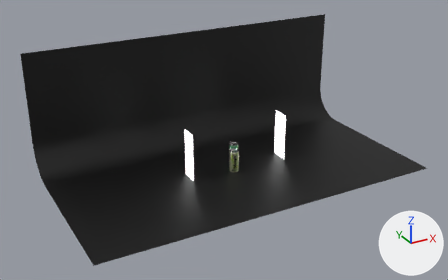
An edit to the Blender file Dias/Zhalgastyr.blend, drawn before and after from the same camera.
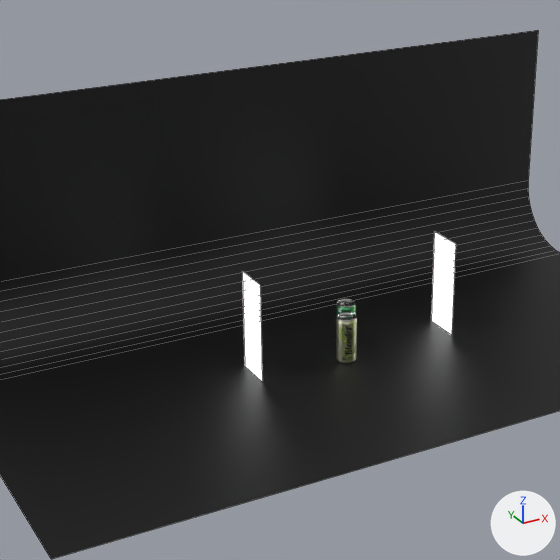
Each version is shown whole from a 50 mm camera at (-55.6, -95.1, 54.7) aimed at (-3.5, -0.4, 7.4), then close up on the part from 15% to 75% of the width and 0% to 95% of the height. Every picture has the same lights, and +X, +Y and +Z are marked at lower right. The close-ups show mesh edges as thin lines.

Script lines for the objects in view, before the commit:
```python
me_plane_004 = bpy.data.meshes.new('Plane.004')
me_plane_004.from_pydata(...)  # 28 vertices, 13 faces; spans x -1.0..1.0, y -1.0..1.0, z -3.0..0.0
me_plane_004.polygons.foreach_set('use_smooth', [True] * 13)
me_plane_004.materials.append(mat_bg_plane)  # black #000000
me_plane_008 = bpy.data.meshes.new('Plane.008')
me_plane_008.from_pydata([(-4.21, -1.0, 0.0), (1.0, -1.0, 0.0), (-4.21, 1.0, 0.0), (1.0, 1.0, 0.0)], [], [(0, 1, 3, 2)])
me_plane_008.materials.append(mat_emission)  # white #ffffff
me_plane_009 = bpy.data.meshes.new('Plane.009')
me_plane_009.from_pydata([(-4.21, -1.0, 0.0), (1.0, -1.0, 0.0), (-4.21, 1.0, 0.0), (1.0, 1.0, 0.0)], [], [(0, 1, 3, 2)])
me_plane_009.materials.append(mat_emission)  # white #ffffff
ob_plane_001 = bpy.data.objects.new('Plane.001', me_plane_004)
ob_plane_001.location = (-0.94, 18.35, 11.93)
ob_plane_001.rotation_euler = (-1.571, 0.0, 0.0)  # degrees (-90, 0, 0)
ob_plane_001.scale = (34.2, 11.9, 11.9)
ob_plane_002 = bpy.data.objects.new('Plane.002', me_plane_008)
ob_plane_002.location = (10.63, 1.61, 1.85)
ob_plane_002.rotation_euler = (0.0, 1.571, 0.0)  # degrees (0, 90, 0)
ob_plane_002.scale = (1.83, 1.83, 1.83)
ob_plane_003 = bpy.data.objects.new('Plane.003', me_plane_009)
ob_plane_003.location = (-9.9, 1.61, 1.85)
ob_plane_003.rotation_euler = (0.0, 1.571, 0.0)  # degrees (0, 90, 0)
ob_plane_003.scale = (1.83, 1.83, 1.83)
# also in view: 'CAN silver.001' at (-1.0, 0.0, 2.2)
```
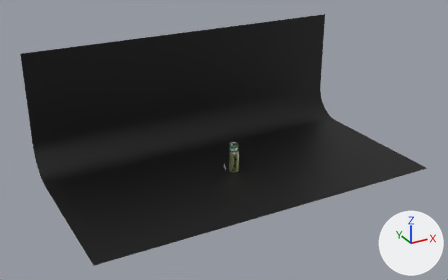
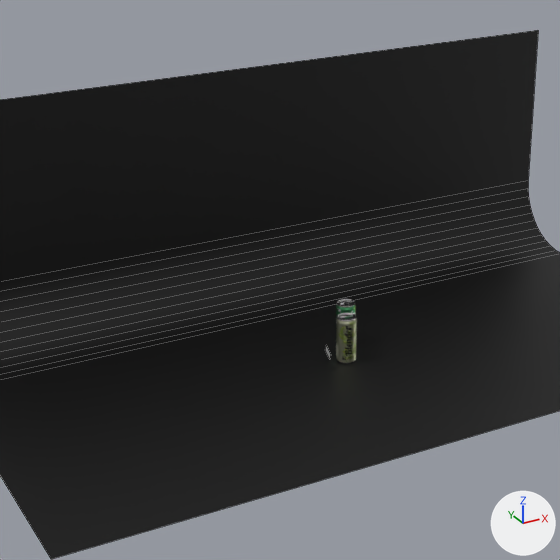
Changed parts and their boxes (x1, y1, x2, y2) in the close-ups (560 x 560 px):
'Plane.002', hidden: before (431, 231, 456, 335)
'Plane.003', hidden: before (242, 271, 262, 381)
'inflow 1', added: after (325, 346, 331, 360)

The change, as a list of edits to the scene's bpy script:
```text
Add me_plane_014:
    me_plane_014.from_pydata([(-2.118, 0.282, -0.393), (-2.529, 0.061, -0.937), (-1.871, 0.819, -0.798), (-2.282, 0.598, -1.342)], [], [(0, 1, 3, 2)])
Change ob_plane_002:
    add ob_plane_002.hide_set(True)  # its collection is switched off
Change ob_plane_003:
    add ob_plane_003.hide_set(True)  # its collection is switched off
Add ob_inflow_1:
    ob_inflow_1 = bpy.data.objects.new('inflow 1', me_plane_014)
    ob_inflow_1.location = (0.95, 2.08, 1.77)
    ob_inflow_1.rotation_euler = (-1.159, 0.0, 0.0)  # degrees (-66, 0, 0)
    ob_inflow_1.scale = (1.51, 1.51, 1.51)
```
